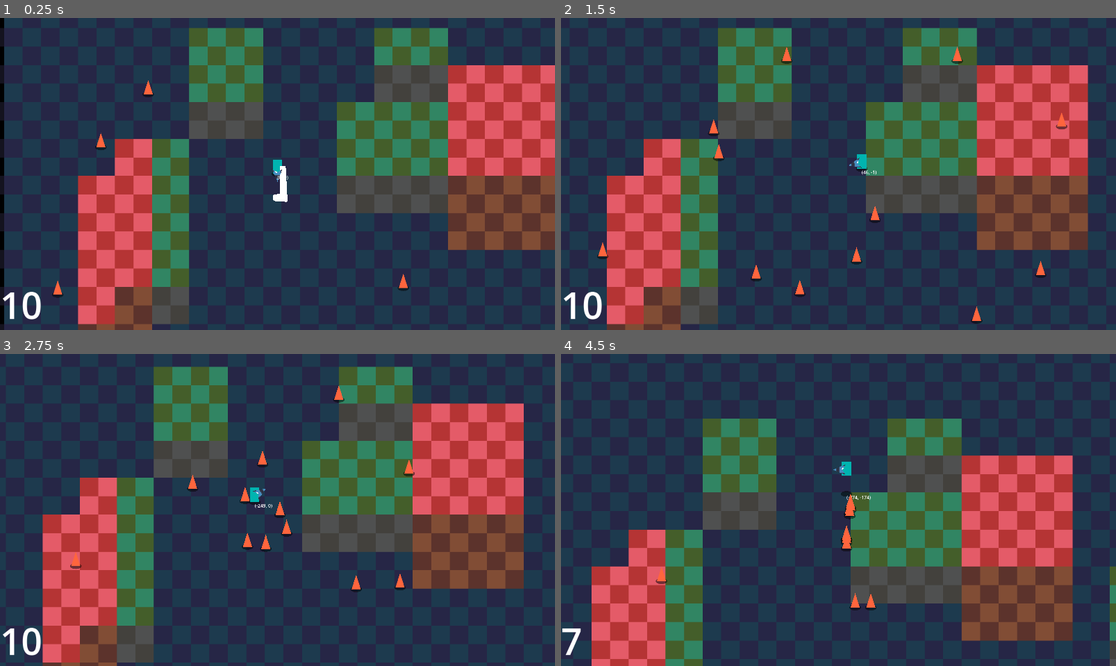
Above: before the commit, frames 1-4 (two rows, left to right).
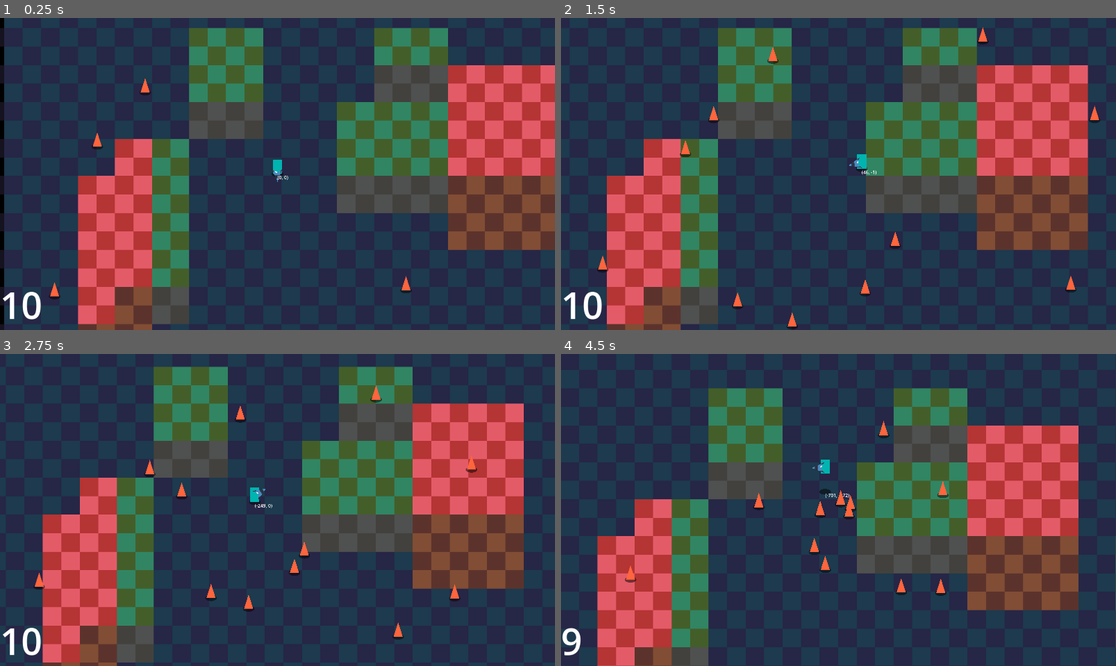
Above: after the commit, the same moments.

Repository: CaptainCronch/godot-wild-jam-94
Game: Godot game, scene res://environment/world.tscn
Same seed, same stepped clock (60 frames per second), same inputs: the game is played once before the commit and once after it. The engine's default icon, where the game draws it, is replaced by a stand-in: a white triangle on a blue panel in a dark square.
Inputs (mouse positions are in pixels of both pictures, inside the frame that each line leads up to):
- Up to frame 1 (0.25 s): no input
- Up to frame 2 (1.5 s): move the mouse to (960, 158) at 0.52 s; hold D (right) from 0.53 s (still down); tap F (f) at 0.6 s; tap W (up) at 0.77 s; tap Shift (shift) at 0.8, 1.35 s; move the mouse to (727, 189) at 1.27 s
- Up to frame 3 (2.75 s): tap W (up) at 1.52 s; tap F (f) at 1.55, 2.1 s; move the mouse to (333, 441) at 2.02 s; release D (right) at 2.03 s; hold A (left) from 2.03 s (still down); tap Shift (shift) at 2.3 s
- Up to frame 4 (4.5 s): move the mouse to (810, 572) at 2.77 s; release A (left) at 2.78 s; hold D (right) 2.78-4.28 s; click (810, 572) at 2.85 s; tap W (up) at 3.02, 3.77 s; tap F (f) at 3.05 s; move the mouse to (1005, 556) at 3.52 s; tap Shift (shift) at 3.6 s; move the mouse to (672, 463) at 4.27 s; hold A (left) from 4.28 s (still down); tap Space (space) at 4.35 s

The runs differ from the first frame. In frame 1, 0.4% of the frame differs, in the area x 8-75%, y 19-91%; in frame 2, 1.3%; in frame 3, 1.4%; in frame 4, 34%, in the area x 0-100%, y 10-100%.

Commit message:
fixed platformer component exports

Diff:
--- a/components/platformer_component.gd
+++ b/components/platformer_component.gd
@@ -19,13 +19,6 @@
 @export var health_comp: HealthComponent
 @export var hurtbox: HurtBoxComponent
 
-var speed := base_speed
-var acceleration := base_acceleration
-var friction := base_friction
-var air_acceleration := base_air_acceleration
-var air_friction := base_air_friction
-var jump_force := base_jump_force
-var gravity := base_gravity
 var airborne := false
 var enabled := true
 var desired_velocity := Vector2()
@@ -34,6 +27,14 @@
 var position_z := 0.0
 var floor_height := 0.0
 var dir := Vector2()
+
+@onready var speed := base_speed
+@onready var acceleration := base_acceleration
+@onready var friction := base_friction
+@onready var air_acceleration := base_air_acceleration
+@onready var air_friction := base_air_friction
+@onready var jump_force := base_jump_force
+@onready var gravity := base_gravity
 
 
 func _ready() -> void:
--- a/enemies/shambler.tscn
+++ b/enemies/shambler.tscn
@@ -37,6 +37,7 @@
 plat_comp = NodePath("PlatformerComponent")
 
 [node name="PlatformerComponent" parent="." unique_id=1750379246 node_paths=PackedStringArray("target", "world_area", "puppet", "health_comp", "hurtbox") instance=ExtResource("2_2n88m")]
+base_speed = 10000.0
 target = NodePath("..")
 world_area = NodePath("../WorldArea")
 puppet = NodePath("../Puppet")
--- a/player/player.gd
+++ b/player/player.gd
@@ -134,9 +134,9 @@
 	if hurtbox.check_collision():
 		velocity += Vector2.RIGHT.rotated(weapon_holder.rotation) * KICK_SELF_KNOCKBACK * -1
 
-	leg.modulate = Color.WHITE
+	leg.show()
 	await get_tree().create_timer(0.1).timeout
-	leg.modulate = Color.TRANSPARENT
+	leg.hide()
 	#hurtbox.collider.disabled = false
 	#await get_tree().create_timer(0.1).timeout
 	#hurtbox.collider.disabled = true
--- a/player/player.tscn
+++ b/player/player.tscn
@@ -91,6 +91,7 @@
 position = Vector2(0, -20.43)
 
 [node name="Leg" type="Polygon2D" parent="Puppet/WeaponHolder" unique_id=1481174697]
+visible = false
 position = Vector2(0, 20.43)
 polygon = PackedVector2Array(-7, -12, 89, -11, 91, -31, 95, -36, 105, -37, 108, -36, 113, -33, 116, -24, 116, -15, 116, -7, 116, 3, 117, 8, 117, 11, 114, 14, 108, 14, -8, 8)
 
--- a/project.godot
+++ b/project.godot
@@ -23,6 +23,7 @@
 
 window/size/viewport_width=1920
 window/size/viewport_height=1080
+window/size/mode=3
 
 [input]
 
